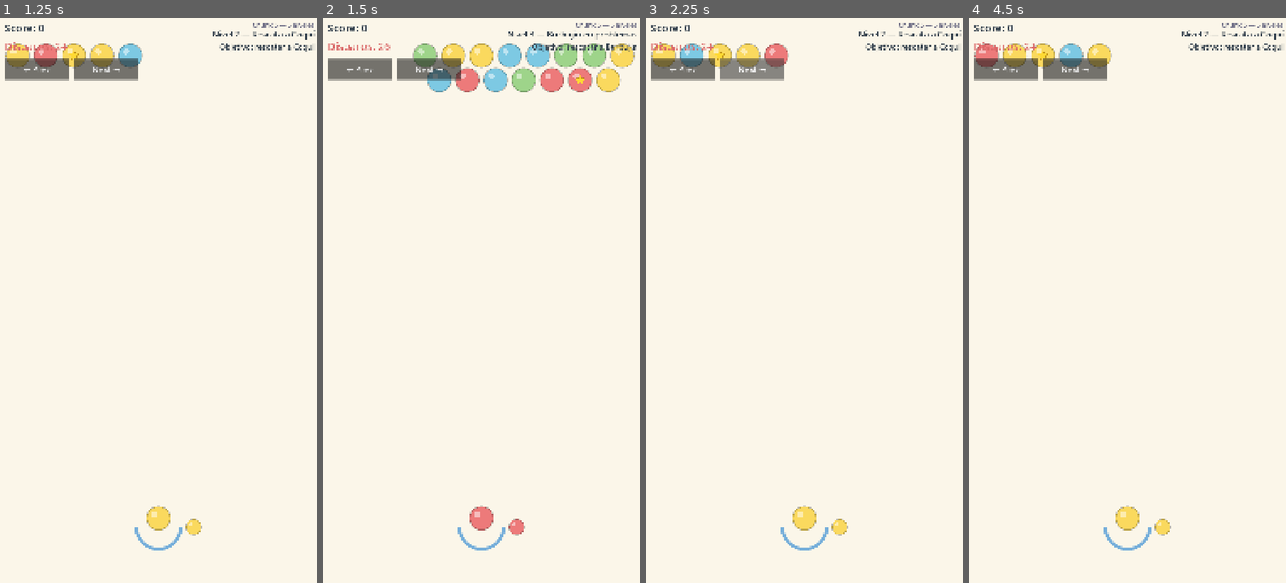
Above: before the commit, frames 1-4 (left to right).
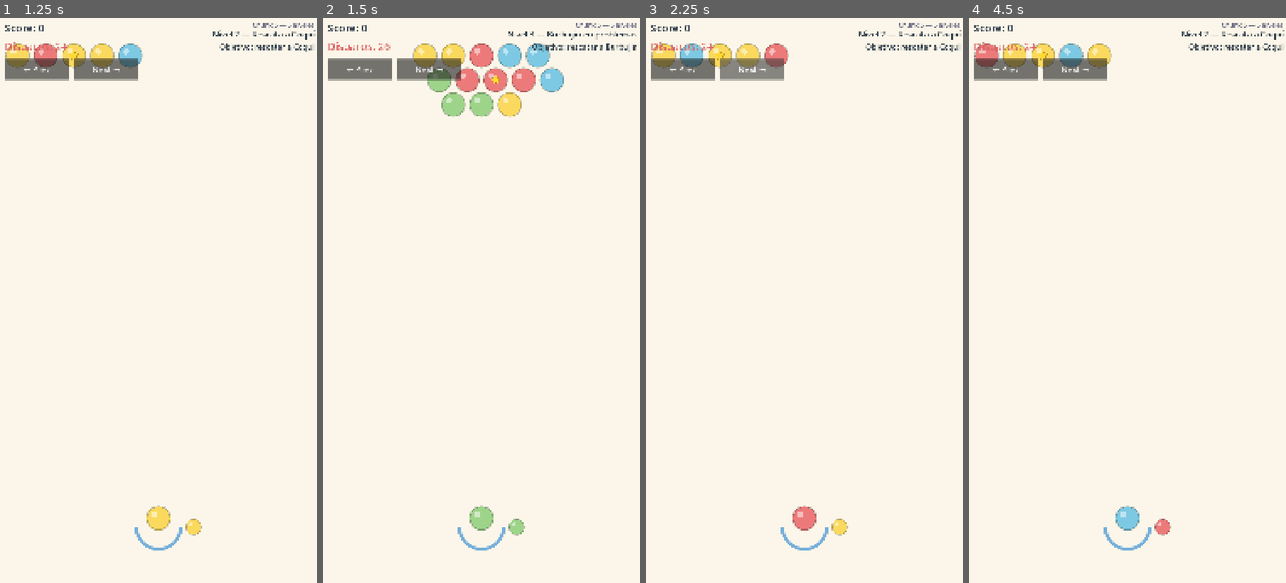
Above: after the commit, the same moments.

Repository: dahored/myappcube-game-bubble-shooter
Game: Godot game, scene res://scenes/main/boot.tscn
Same seed, same stepped clock (60 frames per second), same inputs: the game is played once before the commit and once after it.
Inputs:
- Up to frame 1 (1.25 s): click "Next →" at 0.5 s
- Up to frame 2 (1.5 s): click "Next →" at 1.25 s
- Up to frame 3 (2.25 s): click "← Prev" at 2 s
- Up to frame 4 (4.5 s): click "← Prev" at 2.75 s; click "← Prev" at 3.5 s; click "Next →" at 4.25 s

Frame 1 is identical in both runs. In frame 2, 3.9% of the frame differs, in the area x 28-99%, y 4-92%; in frame 3, 0.2%; in frame 4, 0.4%.

Commit message:
feat(levels): chunk 6 polish - varied creature positions, queue rotation animation
- Creature positions across levels now vary by ROW (top/middle/deep):
  Level 3 (Burbujin): row 1 (middle of 3)
  Level 4 (Caracol): row 0 (top of 3)
  Level 5 (Lumi): row 2 (middle-deep of 4)
- Smart queue threshold relaxed from 2+ to 1+ instances (Candy Crush style):
  orphan colors no longer locked out permanently
- Queue rotation animation on every shot AND on refresh:
  - drop+slide of current (refresh case)
  - slide of next to canon position + scale up + fade-in of new preview
- Unified _animate_queue_advance() for both shot and refresh paths

Diff:
--- a/data/levels/003.json
+++ b/data/levels/003.json
@@ -5,14 +5,15 @@
   "objective": {
     "type": "rescue",
     "creature_id": "burbujin",
-    "creature_position": [8, 1]
+    "creature_position": [5, 1]
   },
   "max_shots": 26,
   "available_colors": ["red", "blue", "yellow", "green"],
   "rainbow_chance": 0.0,
   "bubbles": [
-    [3, 0, "red"], [4, 0, "blue"], [5, 0, "yellow"], [6, 0, "green"], [7, 0, "blue"], [8, 0, "red"], [9, 0, "yellow"], [10, 0, "green"],
-    [3, 1, "yellow"], [4, 1, "green"], [5, 1, "blue"], [6, 1, "yellow"], [7, 1, "green"], [8, 1, "red"], [9, 1, "blue"]
+    [3, 0, "red"], [4, 0, "blue"], [5, 0, "red"], [6, 0, "yellow"], [7, 0, "green"],
+    [3, 1, "yellow"], [4, 1, "green"], [5, 1, "red"], [6, 1, "blue"], [7, 1, "yellow"],
+    [4, 2, "blue"], [5, 2, "green"], [6, 2, "red"]
   ],
   "obstacles": []
 }
--- a/data/levels/004.json
+++ b/data/levels/004.json
@@ -5,16 +5,15 @@
   "objective": {
     "type": "rescue",
     "creature_id": "caracol",
-    "creature_position": [3, 3]
+    "creature_position": [4, 0]
   },
   "max_shots": 28,
   "available_colors": ["red", "blue", "yellow", "green", "purple"],
   "rainbow_chance": 0.0,
   "bubbles": [
-    [0, 0, "red"], [1, 0, "blue"], [2, 0, "yellow"], [3, 0, "green"], [4, 0, "purple"], [5, 0, "red"], [6, 0, "blue"], [7, 0, "yellow"], [8, 0, "green"], [9, 0, "purple"], [10, 0, "red"],
-    [0, 1, "purple"], [1, 1, "yellow"], [2, 1, "green"], [3, 1, "red"], [4, 1, "purple"], [5, 1, "purple"], [6, 1, "green"], [7, 1, "yellow"], [8, 1, "red"], [9, 1, "blue"],
-    [1, 2, "yellow"], [2, 2, "purple"], [3, 2, "red"], [4, 2, "green"], [5, 2, "yellow"], [6, 2, "blue"], [7, 2, "red"],
-    [2, 3, "purple"], [3, 3, "purple"], [4, 3, "yellow"], [5, 3, "green"]
+    [3, 0, "purple"], [4, 0, "purple"], [5, 0, "yellow"], [6, 0, "blue"],
+    [2, 1, "yellow"], [3, 1, "green"], [4, 1, "red"], [5, 1, "purple"], [6, 1, "green"],
+    [2, 2, "green"], [3, 2, "red"], [4, 2, "blue"], [5, 2, "yellow"], [6, 2, "red"]
   ],
   "obstacles": []
 }
--- a/data/levels/005.json
+++ b/data/levels/005.json
@@ -5,17 +5,16 @@
   "objective": {
     "type": "rescue",
     "creature_id": "lumi",
-    "creature_position": [4, 4]
+    "creature_position": [5, 2]
   },
   "max_shots": 30,
   "available_colors": ["red", "blue", "yellow", "green", "purple", "orange"],
   "rainbow_chance": 0.0,
   "bubbles": [
-    [0, 0, "red"], [1, 0, "blue"], [2, 0, "yellow"], [3, 0, "green"], [4, 0, "purple"], [5, 0, "orange"], [6, 0, "red"], [7, 0, "blue"], [8, 0, "yellow"], [9, 0, "green"], [10, 0, "purple"],
-    [0, 1, "orange"], [1, 1, "red"], [2, 1, "blue"], [3, 1, "yellow"], [4, 1, "green"], [5, 1, "red"], [6, 1, "orange"], [7, 1, "red"], [8, 1, "blue"], [9, 1, "yellow"],
-    [0, 2, "green"], [1, 2, "purple"], [2, 2, "orange"], [3, 2, "red"], [4, 2, "blue"], [5, 2, "yellow"], [6, 2, "green"], [7, 2, "orange"], [8, 2, "red"], [9, 2, "blue"], [10, 2, "yellow"],
-    [1, 3, "yellow"], [2, 3, "green"], [3, 3, "blue"], [4, 3, "red"], [5, 3, "blue"], [6, 3, "yellow"], [7, 3, "green"], [8, 3, "red"],
-    [2, 4, "red"], [3, 4, "blue"], [4, 4, "purple"], [5, 4, "blue"], [6, 4, "red"]
+    [0, 0, "red"], [1, 0, "blue"], [2, 0, "yellow"], [3, 0, "green"], [4, 0, "orange"], [5, 0, "purple"], [6, 0, "blue"], [7, 0, "yellow"], [8, 0, "green"], [9, 0, "red"], [10, 0, "purple"],
+    [0, 1, "orange"], [1, 1, "yellow"], [2, 1, "green"], [3, 1, "blue"], [4, 1, "red"], [5, 1, "purple"], [6, 1, "green"], [7, 1, "blue"], [8, 1, "yellow"], [9, 1, "orange"],
+    [1, 2, "blue"], [2, 2, "red"], [3, 2, "green"], [4, 2, "orange"], [5, 2, "purple"], [6, 2, "yellow"], [7, 2, "red"], [8, 2, "blue"],
+    [2, 3, "blue"], [3, 3, "yellow"], [4, 3, "green"], [5, 3, "purple"], [6, 3, "yellow"], [7, 3, "green"]
   ],
   "obstacles": []
 }
--- a/scripts/gameplay/canon.gd
+++ b/scripts/gameplay/canon.gd
@@ -36,11 +36,26 @@
 var can_shoot: bool = true       # Bloqueo durante vuelo de la burbuja anterior
 var level_active: bool = true    # Bloqueo cuando el nivel terminó (win/lose)
 
+# Posiciones canónicas de los visuals (capturadas en _ready, se usan para reset tras animaciones)
+var _current_canonical_pos: Vector2
+var _current_canonical_scale: Vector2
+var _next_canonical_pos: Vector2
+var _next_canonical_scale: Vector2
+
 
 func _ready() -> void:
 	_load_initial_queue()
 	trajectory_line.clear_points()
 	queue_redraw()
+	# Capturar posiciones canónicas de los visuals (definidas en canon.tscn)
+	_current_canonical_pos = current_visual.position
+	_current_canonical_scale = current_visual.scale
+	_next_canonical_pos = next_visual.position
+	_next_canonical_scale = next_visual.scale
+	# Suscribirse al grid para refrescar la cola cuando el estado cambie tras un match/drop
+	var grid_node := get_parent().get_node_or_null("Grid")
+	if grid_node:
+		grid_node.state_settled.connect(_refresh_queue_if_invalid)
 
 
 ## Dibuja la concha base del cañón debajo de la burbuja current (placeholder).
@@ -129,15 +144,18 @@
 	var b: Bubble = BubbleScene.instantiate()
 	get_parent().add_child(b)  # parent = Gameplay scene root, así global_position se respeta
 	b.global_position = global_position
-	b.set_type(current_type)
+	b.set_type(current_type)  # disparada con el color del current actual
 	# La señal ya emite la burbuja como argumento — no hay que hacer bind aquí.
 	b.landed.connect(_on_shot_landed)
 	b.launch(direction, SHOT_SPEED)
-	# Avanzar la cola
-	current_type = next_type
-	next_type = _random_type()
-	current_visual.set_type(current_type)
-	next_visual.set_type(next_type)
+	# Avanzar la cola lógicamente
+	var new_current_color: int = next_type
+	var new_next_color: int = _random_type()
+	current_type = new_current_color
+	next_type = new_next_color
+	# Animar la rotación visual de la cola (no bloqueante — corre durante el vuelo)
+	# El current "ya se fue" en el disparo, así que no necesita drop animation
+	_animate_queue_advance(new_current_color, new_next_color, false)
 	shot_fired.emit()
 
 
@@ -199,21 +217,98 @@
 	return grid_colors[randi() % grid_colors.size()]
 
 
-## Devuelve los tipos de burbuja que tienen 2+ instancias en el grid (filtrados también
+## Tras cada disparo aterrizado (state_settled), revalida que current y next sigan
+## siendo colores presentes en grid. Si current ya no es válido, dispara la animación
+## de drop + reemplazo. Si solo next es inválido, se reemplaza sin animación.
+func _refresh_queue_if_invalid() -> void:
+	var smart := _get_smart_colors()
+	if smart.is_empty():
+		return
+
+	if current_type not in smart:
+		can_shoot = false
+		var color_for_new_current: int = next_type if next_type in smart else smart[randi() % smart.size()]
+		var color_for_new_next: int = smart[randi() % smart.size()]
+		# Si el next también era inválido, ajustar su color antes de animar para que
+		# la burbuja que se desliza muestre el color correcto
+		if next_type not in smart and next_visual:
+			next_visual.set_type(color_for_new_current)
+		current_type = color_for_new_current
+		next_type = color_for_new_next
+		await _animate_queue_advance(color_for_new_current, color_for_new_next, true)
+		can_shoot = true
+	elif next_type not in smart:
+		next_type = smart[randi() % smart.size()]
+		if next_visual:
+			next_visual.set_type(next_type)
+
+
+## Animación unificada de rotación de cola.
+##   - drop_current=false: usado al disparar — la burbuja current "ya se fue" en
+##     el disparo, así que se invisibiliza al instante. Solo se anima el slide del
+##     next al center y el fade-in de la nueva en el preview.
+##   - drop_current=true: usado al refrescar (color inválido) — la burbuja current
+##     cae con fade + shrink antes de que el next la reemplace.
+## En ambos casos, la fase final es: slide visualmente claro del next al center,
+## seguido del fade-in de una nueva burbuja en el slot del preview.
+func _animate_queue_advance(new_current_color: int, new_next_color: int, drop_current: bool) -> void:
+	if not current_visual or not next_visual:
+		return
+
+	var slide_duration: float = 0.28 if drop_current else 0.22
+
+	var tween1 := create_tween()
+	tween1.set_parallel(true)
+
+	if drop_current:
+		# Refresh case: current cae con fade out + shrink
+		tween1.tween_property(current_visual, "position:y", _current_canonical_pos.y + 80.0, slide_duration)
+		tween1.tween_property(current_visual, "modulate:a", 0.0, slide_duration * 0.8)
+		tween1.tween_property(current_visual, "scale", _current_canonical_scale * 0.7, slide_duration)
+	else:
+		# Shot case: current ya se fue como burbuja disparada — invisible al instante
+		current_visual.modulate.a = 0.0
+
+	# En ambos casos: next se desliza al center y crece al tamaño de current
+	tween1.tween_property(next_visual, "position", _current_canonical_pos, slide_duration)
+	tween1.tween_property(next_visual, "scale", _current_canonical_scale, slide_duration)
+	await tween1.finished
+
+	# Swap atómico: current_visual se convierte en el "nuevo current" en posición canónica
+	current_visual.position = _current_canonical_pos
+	current_visual.scale = _current_canonical_scale
+	current_visual.modulate.a = 1.0
+	current_visual.set_type(new_current_color)
+
+	# next_visual vuelve al slot de preview con el nuevo color, invisible (fade in después)
+	next_visual.position = _next_canonical_pos
+	next_visual.scale = _next_canonical_scale
+	next_visual.modulate.a = 0.0
+	next_visual.set_type(new_next_color)
+
+	# Fade in del nuevo preview
+	var tween2 := create_tween()
+	tween2.tween_property(next_visual, "modulate:a", 1.0, 0.18)
+	await tween2.finished
+
+
+## Devuelve los tipos de burbuja que tienen 1+ instancias en el grid (filtrados también
 ## por playable_types del nivel para no spawnear colores no permitidos).
+## Usamos threshold de 1 (no 2) para que los colores "huérfanos" sigan apareciendo en
+## el cañón — el jugador puede acumular instancias adicionales para futuros matches.
+## Mismo enfoque que Candy Crush: siempre dar colores que existen en el board.
 func _get_smart_colors() -> Array:
 	var grid_node: Grid = get_parent().get_node_or_null("Grid") as Grid
 	if not grid_node:
 		return []
-	var color_counts: Dictionary = {}
+	var colors_set: Dictionary = {}
 	for cell in grid_node.bubbles:
 		var b: Bubble = grid_node.bubbles[cell]
 		if b.state == Bubble.State.IN_GRID and b.bubble_type in playable_types:
-			color_counts[b.bubble_type] = color_counts.get(b.bubble_type, 0) + 1
+			colors_set[b.bubble_type] = true
 	var result: Array = []
-	for c in color_counts:
-		if color_counts[c] >= 2:
-			result.append(c)
+	for c in colors_set:
+		result.append(c)
 	return result
 
 
